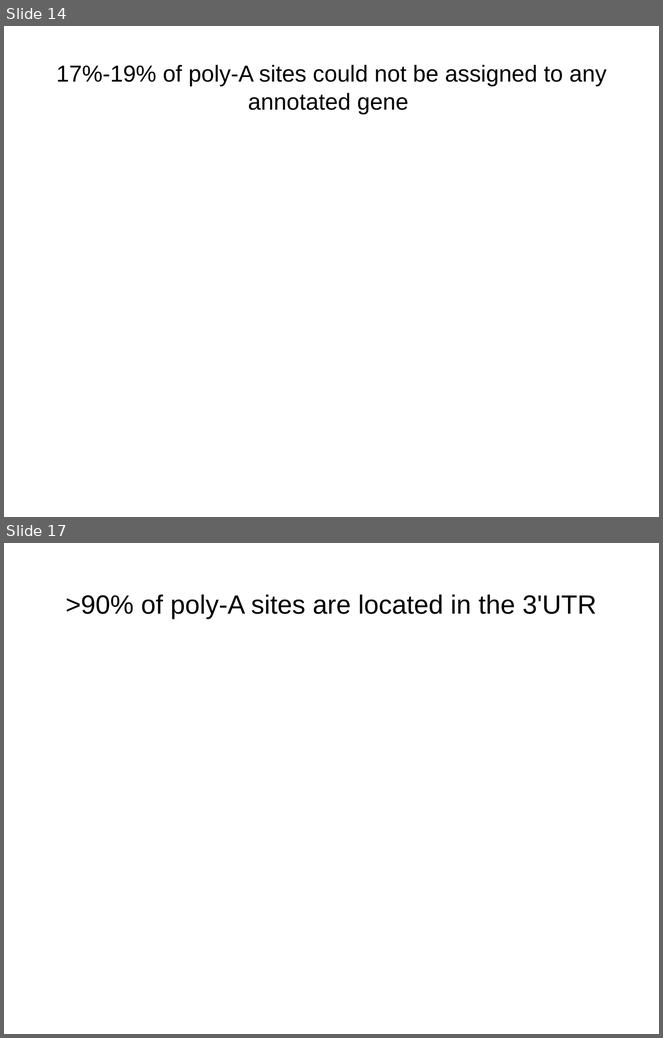
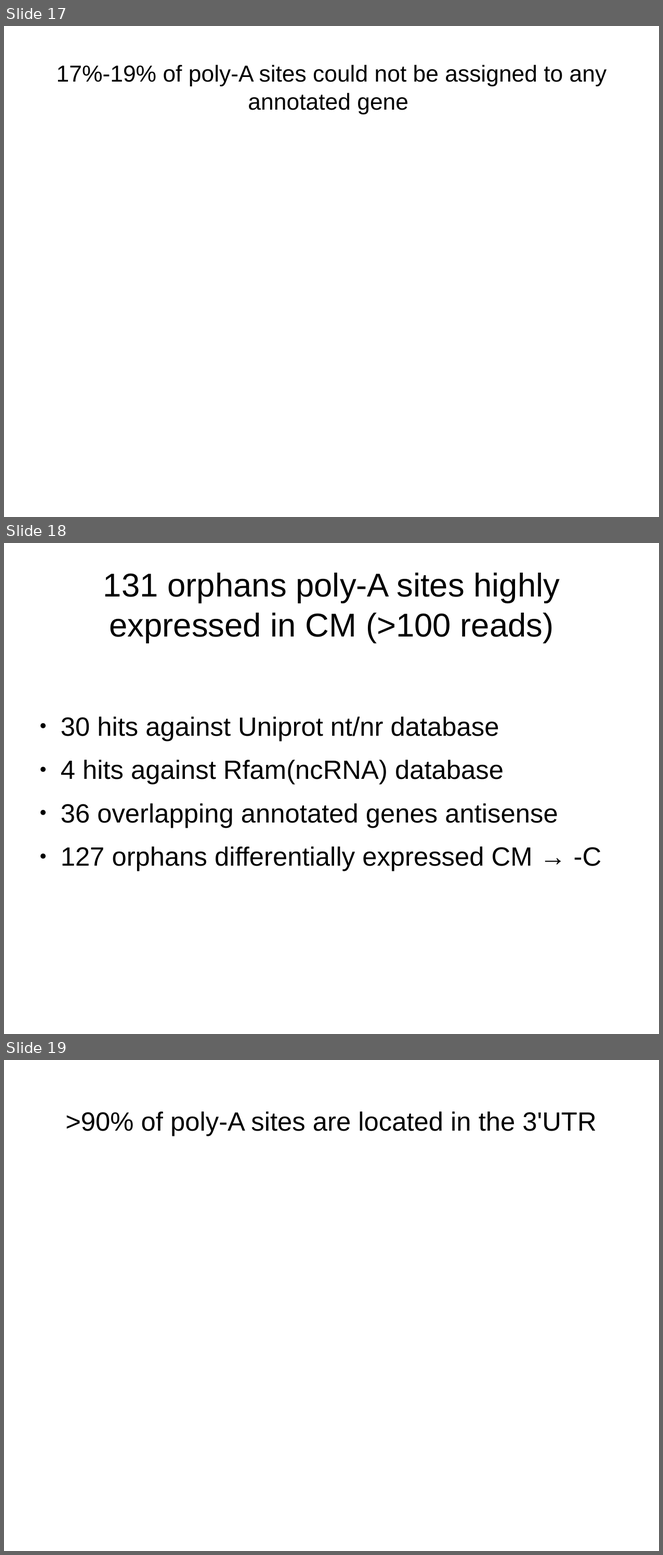
Before and after one commit to wilkinsonlab/m-oryzae-polya, a slide deck: oryzae_data.odp. Shown one above the other, each under a label of ours: slides 14 and 17 before the commit, slides 17, 18 and 19 after it; the slides between them are not shown. The pictures are 663x1038 and 663x1555 pixels, drawn with LibreOffice and Linux fonts; fonts in the diff are those of the drawing. Boxes give left, top, right and bottom in pixels: in the first picture for what was removed or moved away, otherwise in the second. Text is boxed around its words. In the diff, an @@ line names an element or a change of style, - is before the commit and + after.

```diff
--- a/oryzae_data.odp
+++ b/oryzae_data.odp
@@ slide 18 added at box(4, 543, 659, 1034), background #FFFFFF @@
@@ title added at box(103, 573, 560, 643), 40 pt, text #000000 @@
+131 orphans poly-A sites highly expressed in CM (>100 reads)
@@ text added at box(61, 717, 602, 872), 32 pt, text #000000 @@
+● 30 hits against Uniprot nt/nr database
+● 4 hits against Rfam(ncRNA) database
+● 36 overlapping annotated genes antisense
+● 127 orphans differentially expressed CM → -C
@@ what was slide 14 is now slide 17 @@
@@ what was slide 17 is now slide 19 @@
```
Also in this commit, not shown: 11 slides changed, 5 other slides added, 1 slide removed, 3 other files.
